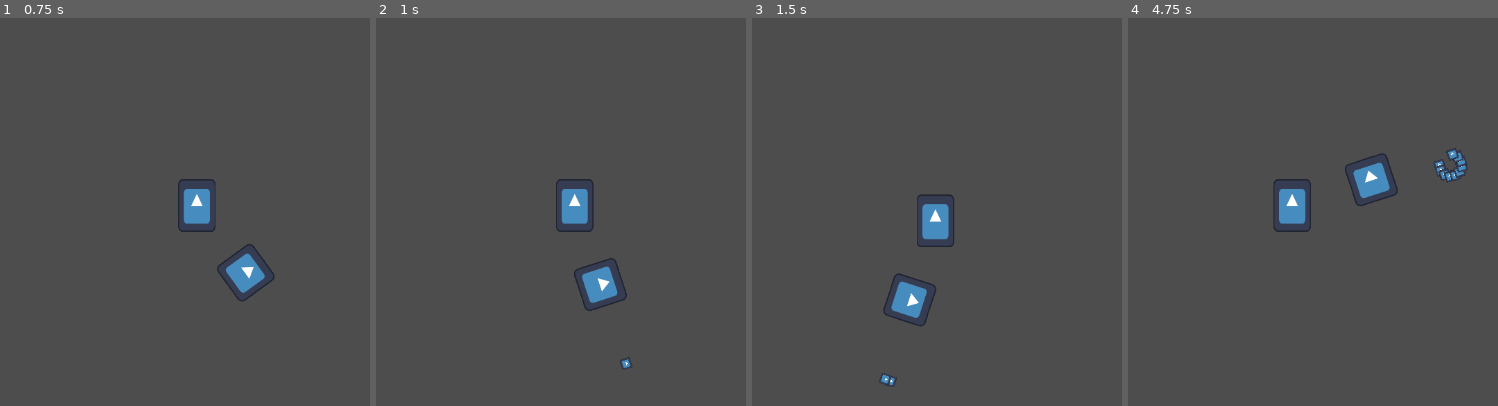
Above: before the commit, frames 1-4 (left to right).
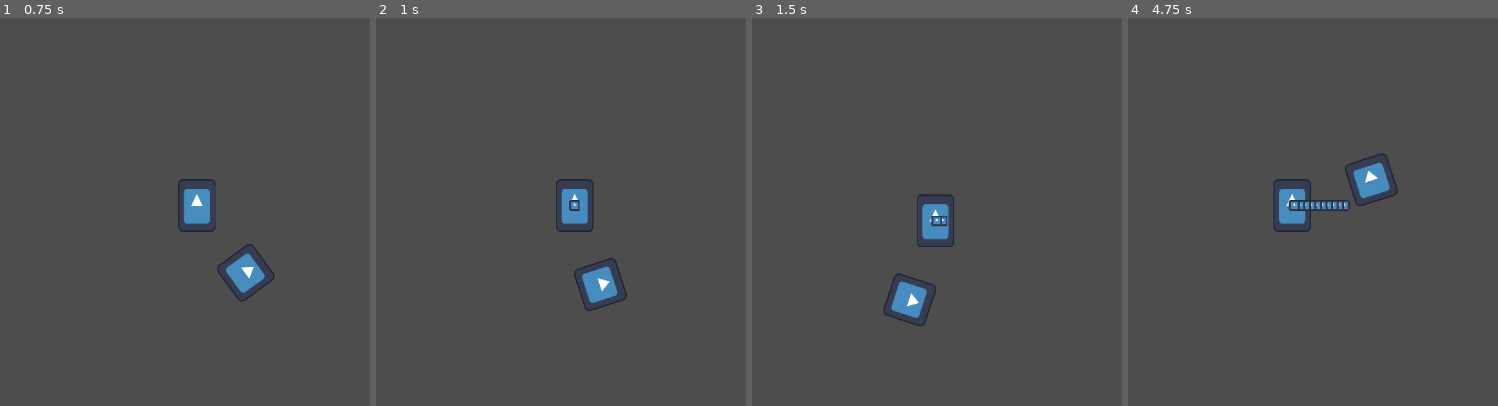
Above: after the commit, the same moments.

Repository: ACristoff/strangecompanion
Game: Godot game, scene res://game/manager.tscn
Same seed, same stepped clock (60 frames per second), same inputs: the game is played once before the commit and once after it. The engine's default icon, where the game draws it, is replaced by a stand-in: a white triangle on a blue panel in a dark square.
Inputs:
- Up to frame 1 (0.75 s): hold Right (ui_right) from 0.53 s (still down)
- Up to frame 2 (1 s): keep holding Right (ui_right)
- Up to frame 3 (1.5 s): release Right (ui_right) at 1.28 s; hold Down (ui_down) from 1.28 s (still down)
- Up to frame 4 (4.75 s): release Down (ui_down) at 2.03 s; hold Right (ui_right) 2.03-2.78 s; hold Up (ui_up) 2.78-3.53 s; hold Left (ui_left) from 3.53 s (still down)

Frame 1 is identical in both runs. In frame 2, 0.1% of the frame differs, in the area x 52-70%, y 46-91%; in frame 3, 0.2%; in frame 4, 0.7%, in the area x 43-92%, y 33-50%.

Commit message:
bullet wip2

Diff:
--- a/game/player/witch.gd
+++ b/game/player/witch.gd
@@ -72,6 +72,6 @@
 	#var bullet = bullet.instance
 	#get_parent().
 	var new_bullet = BULLET.instantiate()
-	lode.add_child(new_bullet)
-	new_bullet.position = lode_pos
+	self.add_child(new_bullet)
+	new_bullet.global_position = global_position
 	pass # Replace with function body.
